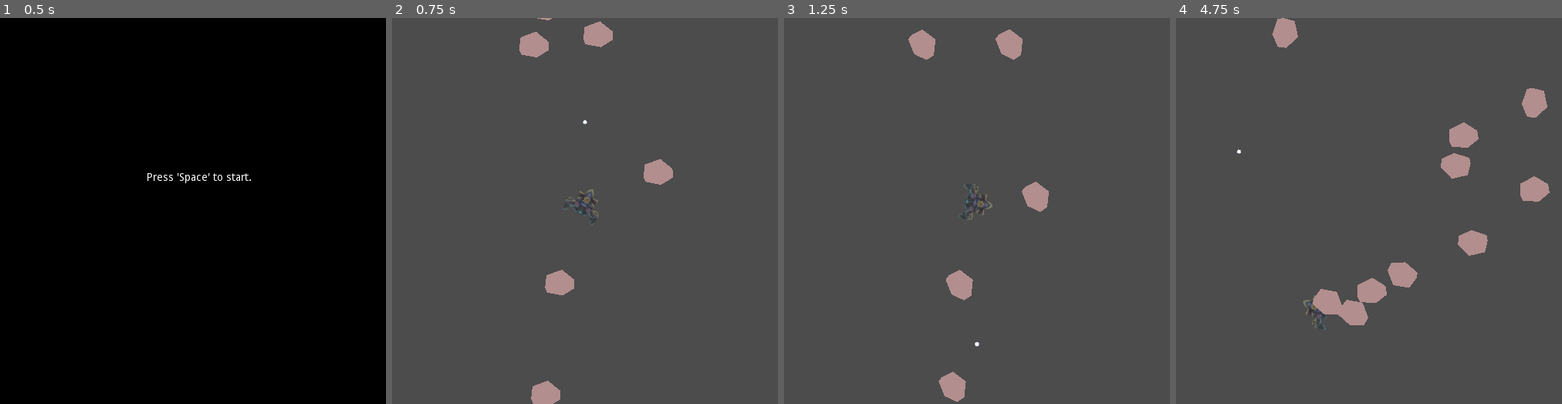
Above: before the commit, frames 1-4 (left to right).
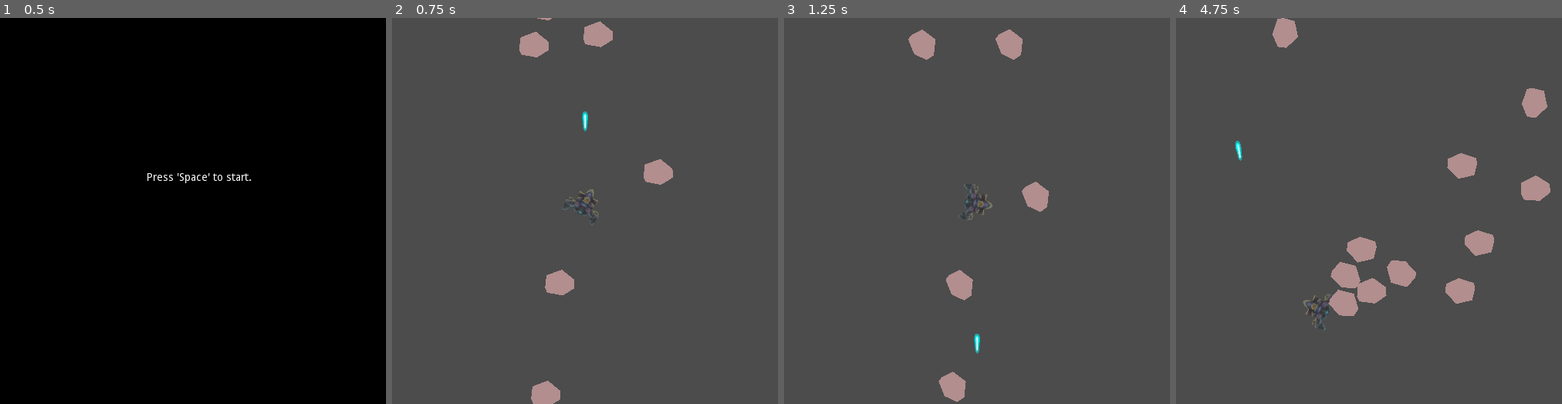
Above: after the commit, the same moments.

Repository: leddkire/godot-asteroids
Game: Godot game, scene res://StartOfGame.tscn
Same seed, same stepped clock (60 frames per second), same inputs: the game is played once before the commit and once after it.
Inputs (mouse positions are in pixels of both pictures, inside the frame that each line leads up to):
- Up to frame 1 (0.5 s): no input
- Up to frame 2 (0.75 s): tap Space (shoot_projectile) at 0.5 s; move the mouse to (669, 191) at 0.52 s; hold Right (move_right) from 0.53 s (still down); hold Space (shoot_projectile) from 0.53 s (still down); click (669, 191) at 0.67 s
- Up to frame 3 (1.25 s): keep holding Right (move_right); keep holding Space (shoot_projectile)
- Up to frame 4 (4.75 s): move the mouse to (1291, 230) at 1.27 s; release Right (move_right) at 1.28 s; release Space (shoot_projectile) at 1.28 s; hold Left (move_left) 1.28-2.03 s; tap Space (shoot_projectile) at 1.35, 2.85, 4.35 s; move the mouse to (1407, 126) at 2.02 s; hold Right (move_right) 2.03-2.78 s; hold Space (shoot_projectile) 2.03-2.78 s; move the mouse to (1349, 288) at 2.77 s; hold Up (move_up) 2.78-3.53 s; click (1349, 288) at 2.92 s; move the mouse to (1484, 268) at 3.52 s; hold Space (shoot_projectile) 3.53-4.28 s; hold Left (move_left) from 3.53 s (still down); move the mouse to (1253, 153) at 4.27 s

Frame 1 is identical in both runs. In frame 2, less than 0.1% of the frame differs, in the area x 49-51%, y 24-30%; in frame 3, less than 0.1%; in frame 4, 2.7%, in the area x 15-97%, y 27-80%.

Commit message:
Add pellet graphic

Diff:
--- a/projectiles/pellet/pellet.tscn
+++ b/projectiles/pellet/pellet.tscn
@@ -1,10 +1,50 @@
-[gd_scene load_steps=4 format=2]
+[gd_scene load_steps=9 format=2]
 
 [ext_resource path="res://projectiles/pellet/pellet.gd" type="Script" id=1]
-[ext_resource path="res://projectiles/pellet/pellet.png" type="Texture" id=2]
+[ext_resource path="res://projectiles/pellet/cyan-sheet.png" type="Texture" id=2]
 
-[sub_resource type="CircleShape2D" id=1]
-radius = 2.5
+[sub_resource type="CapsuleShape2D" id=10]
+radius = 4.0
+
+[sub_resource type="Animation" id=9]
+resource_name = "bullet"
+length = 0.08
+step = 0.025
+tracks/0/type = "value"
+tracks/0/path = NodePath("AnimatedSprite:frame")
+tracks/0/interp = 1
+tracks/0/loop_wrap = true
+tracks/0/imported = false
+tracks/0/enabled = true
+tracks/0/keys = {
+"times": PoolRealArray( 0, 0.025, 0.05 ),
+"transitions": PoolRealArray( 1, 1, 1 ),
+"update": 1,
+"values": [ 0, 1, 2 ]
+}
+
+[sub_resource type="AtlasTexture" id=6]
+flags = 4
+atlas = ExtResource( 2 )
+region = Rect2( 0, 0, 16, 28 )
+
+[sub_resource type="AtlasTexture" id=7]
+flags = 4
+atlas = ExtResource( 2 )
+region = Rect2( 16, 0, 16, 28 )
+
+[sub_resource type="AtlasTexture" id=8]
+flags = 4
+atlas = ExtResource( 2 )
+region = Rect2( 32, 0, 16, 28 )
+
+[sub_resource type="SpriteFrames" id=5]
+animations = [ {
+"frames": [ SubResource( 6 ), SubResource( 7 ), SubResource( 8 ) ],
+"loop": true,
+"name": "default",
+"speed": 5.0
+} ]
 
 [node name="pellet" type="Area2D"]
 script = ExtResource( 1 )
@@ -14,11 +54,19 @@
 one_shot = true
 autostart = true
 
-[node name="Sprite" type="Sprite" parent="."]
-texture = ExtResource( 2 )
-region_rect = Rect2( 585, 59, 198, 46 )
+[node name="CollisionShape2D" type="CollisionShape2D" parent="."]
+rotation = -0.785398
+shape = SubResource( 10 )
 
-[node name="CollisionShape2D" type="CollisionShape2D" parent="."]
-shape = SubResource( 1 )
+[node name="AnimationPlayer" type="AnimationPlayer" parent="."]
+autoplay = "bullet"
+anims/bullet = SubResource( 9 )
+
+[node name="AnimatedSprite" type="AnimatedSprite" parent="."]
+position = Vector2( 0, -4.76837e-07 )
+rotation = -0.785398
+scale = Vector2( 0.5, 1 )
+frames = SubResource( 5 )
+frame = 2
 [connection signal="body_entered" from="." to="." method="_on_pellet_body_entered"]
 [connection signal="timeout" from="Timer" to="." method="_on_Timer_timeout"]
Binary file added: projectiles/pellet/cyan-sheet.png
